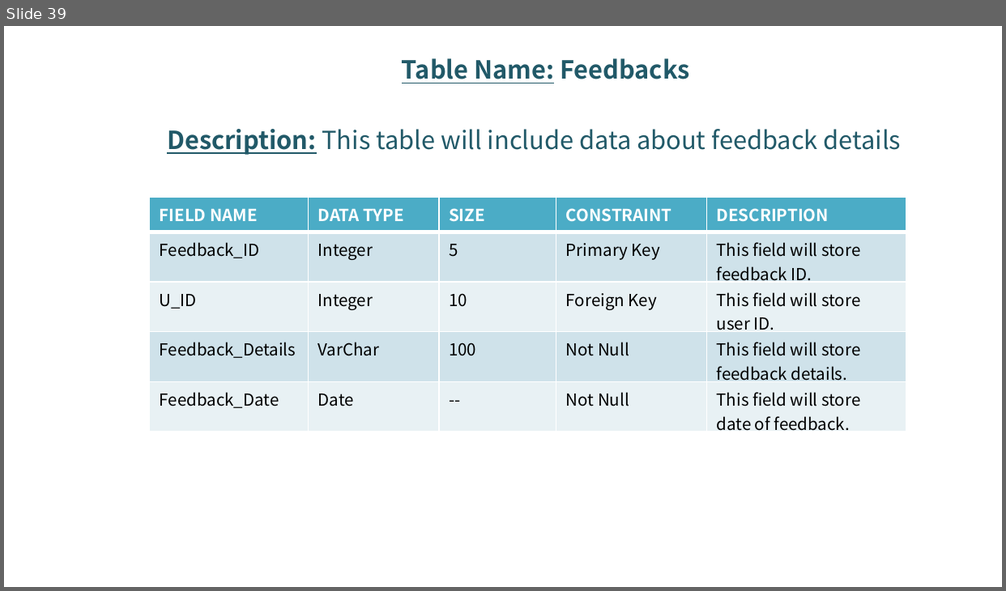
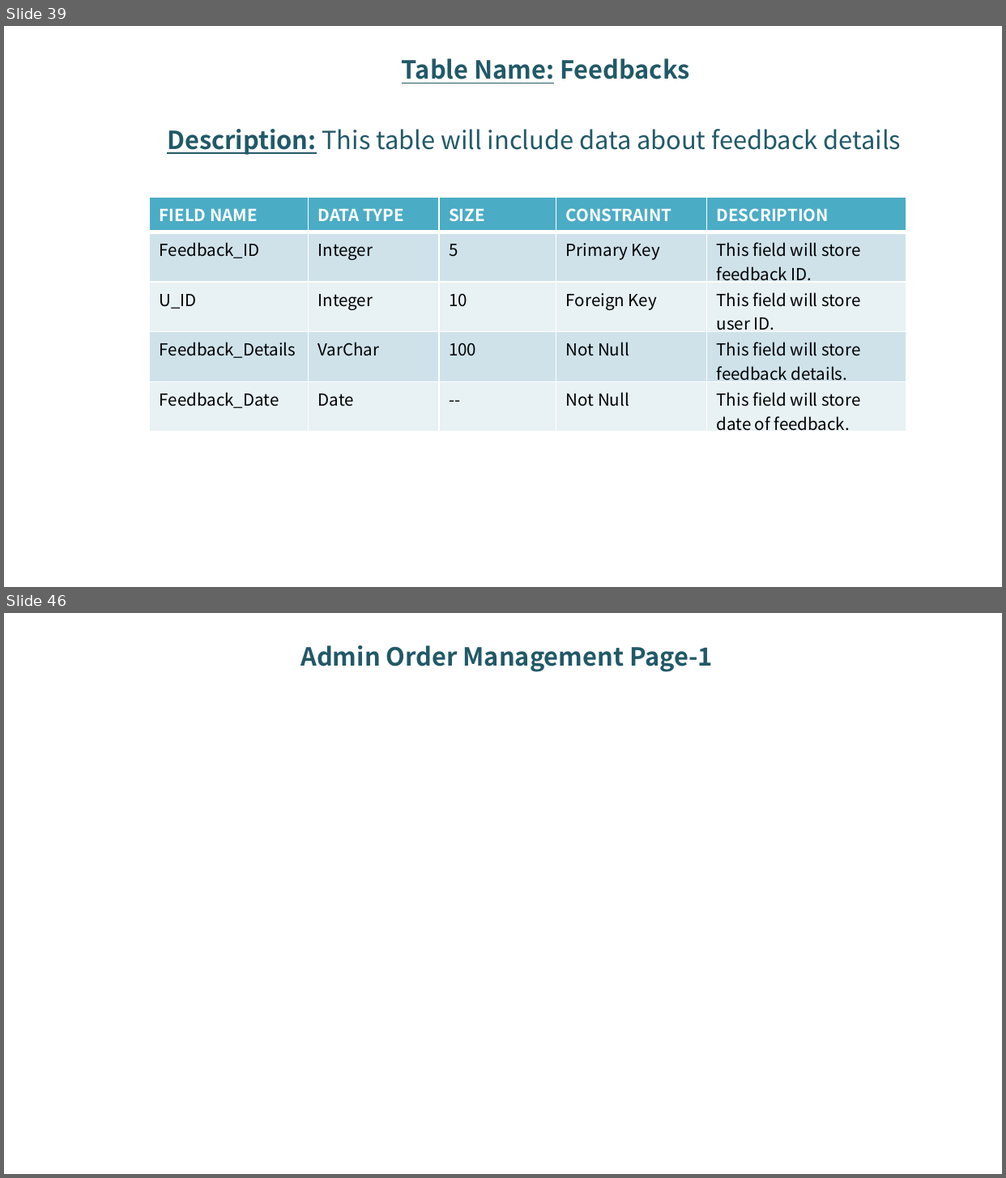
Before and after one commit to sahilM1001/Online-Food-Ordering-System, a slide deck: Presentation/Group 16 - Online Food Ordering System.pptx. Shown one above the other, each under a label of ours: slide 39 before the commit, slides 39 and 46 after it; the slides between them are not shown. The pictures are 1006x591 and 1006x1178 pixels, drawn with LibreOffice and Linux fonts; fonts in the diff are those of the drawing; background and template pictures are left out. Boxes give left, top, right and bottom in pixels: in the first picture for what was removed or moved away, otherwise in the second. Text is boxed around its words. In the diff, an @@ line names an element or a change of style, - is before the commit and + after.

```diff
--- a/Presentation/Group 16 - Online Food Ordering System.pptx
+++ b/Presentation/Group 16 - Online Food Ordering System.pptx
@@ slide 46 added at <box>4,613,1002,1174</box>, background picture (left out) @@
@@ text added at <box>300,645,713,672</box>, 18 pt, text #215968, bold @@
+Admin Order Management Page-1
```
Also in this commit, not shown: 8 other slides added.
